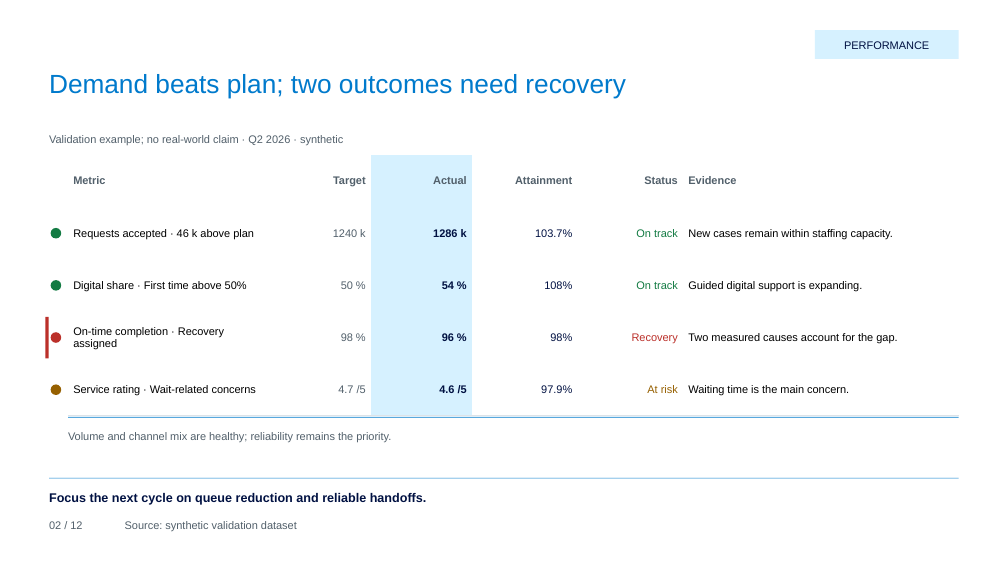
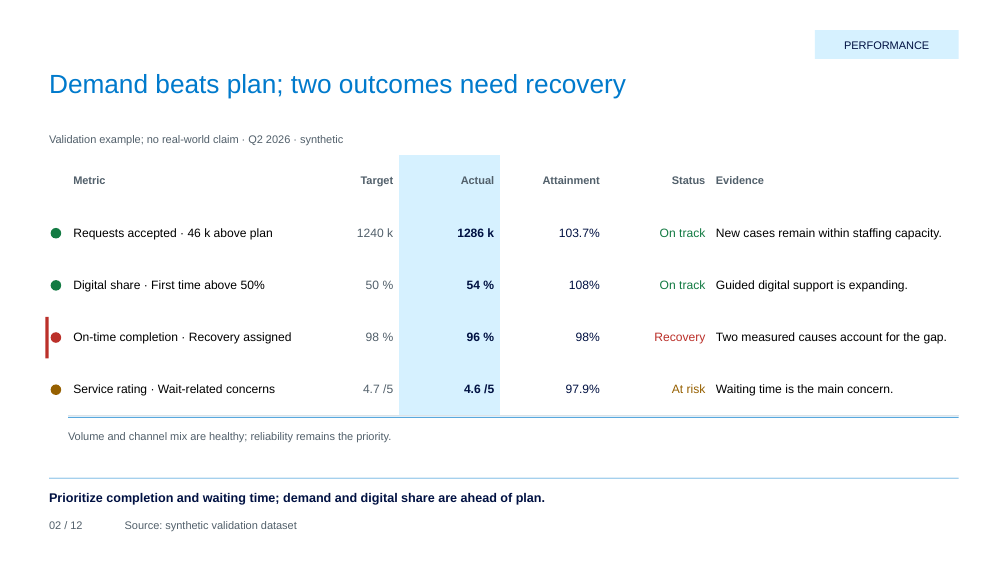
Before and after one commit to hustcer/pptx-nova, a slide deck: slide 2 of pptx-nova/assets/examples/deckkits/sky-compass/deck.pptx. Drawn at 1008x567 pixels with LibreOffice and Linux fonts; fonts in the diff are those of the drawing. Boxes give left, top, right and bottom in pixels: in the first picture for what was removed or moved away, otherwise in the second. Text is boxed around its words. In the diff, an @@ line names an element or a change of style, - is before the commit and + after.

Commit message:
feat(pptx-nova): refine sky-compass presentation design
- Replace the heavy gray cover sector with bounded, editable compass arcs
  and strengthen title, metric, and explanation-panel hierarchy.
- Honor planned table typography, allocate columns per layout, and reject
  numeric values or units that would wrap across lines.
- Clarify whole-process targets and bridge level-versus-delta units while
  preserving every numeric fact and native chart/table source value.
- Refresh the showcase, design projections, catalog quality metadata, and
  reviewed zero-issue baseline; retain candidate readiness and host limits.
- Add regression coverage for cover geometry, typography, and Chinese units,
  and update the listing test to invoke the renamed just ls recipe.
- Validate 36 canonical pages, 12-page PowerPoint PDF export, package XML,
  smoke/public audits, and 681 passing tests with 39 conditional skips.

```diff
--- a/pptx-nova/assets/examples/deckkits/sky-compass/deck.pptx
+++ b/pptx-nova/assets/examples/deckkits/sky-compass/deck.pptx
@@ table at (68,155,960,416) @@
@@ size 10.5 to 11.5 pt in "Requests accepted · 46 k above plan", "1240 k", "1286 k", "103.7%" and 20 more places @@
@@ text at (49,493,545,505): text changed @@
-Focus the next cycle on queue reduction and reliable handoffs.
+Prioritize completion and waiting time; demand and digital share are ahead of plan.
```
Also in this commit, not shown: 11 other slides changed, 29 other files.
